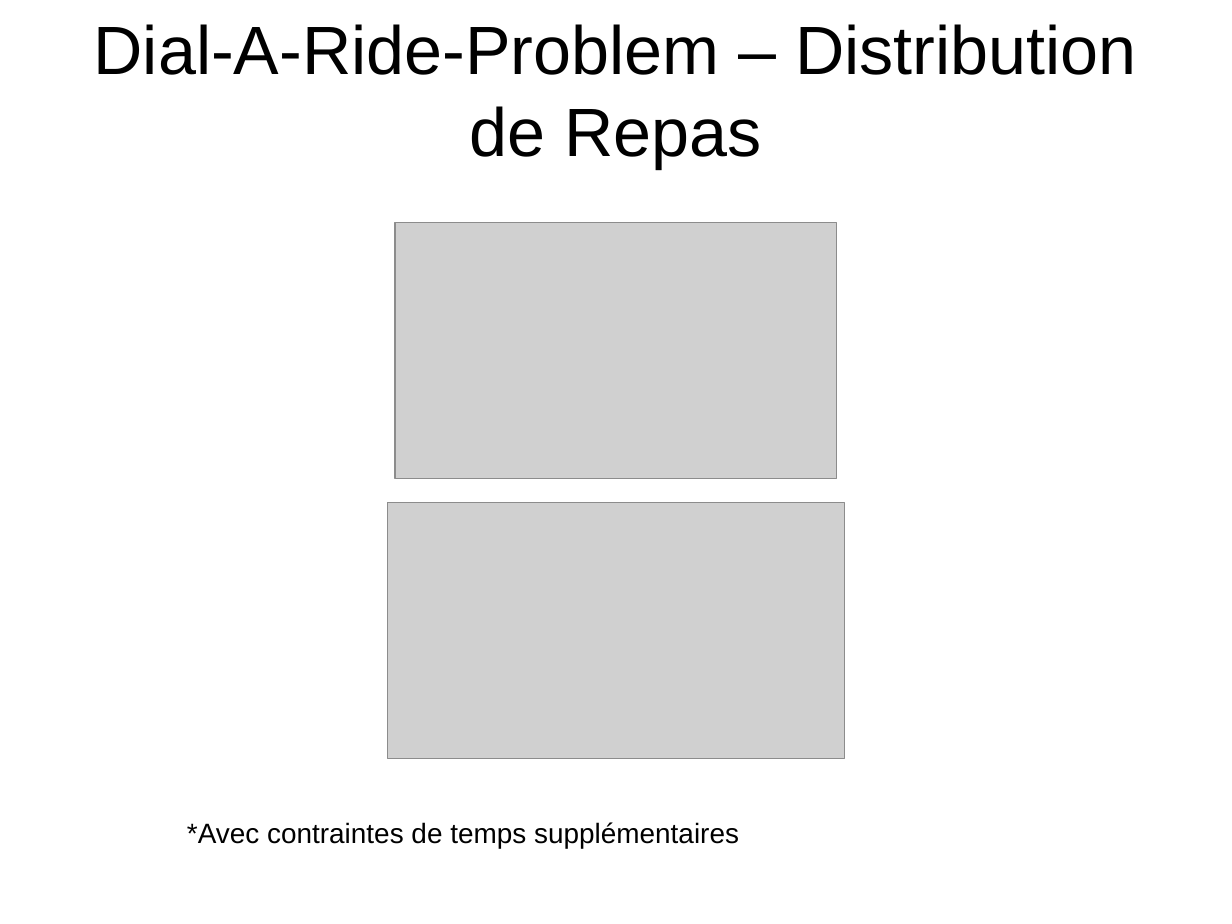
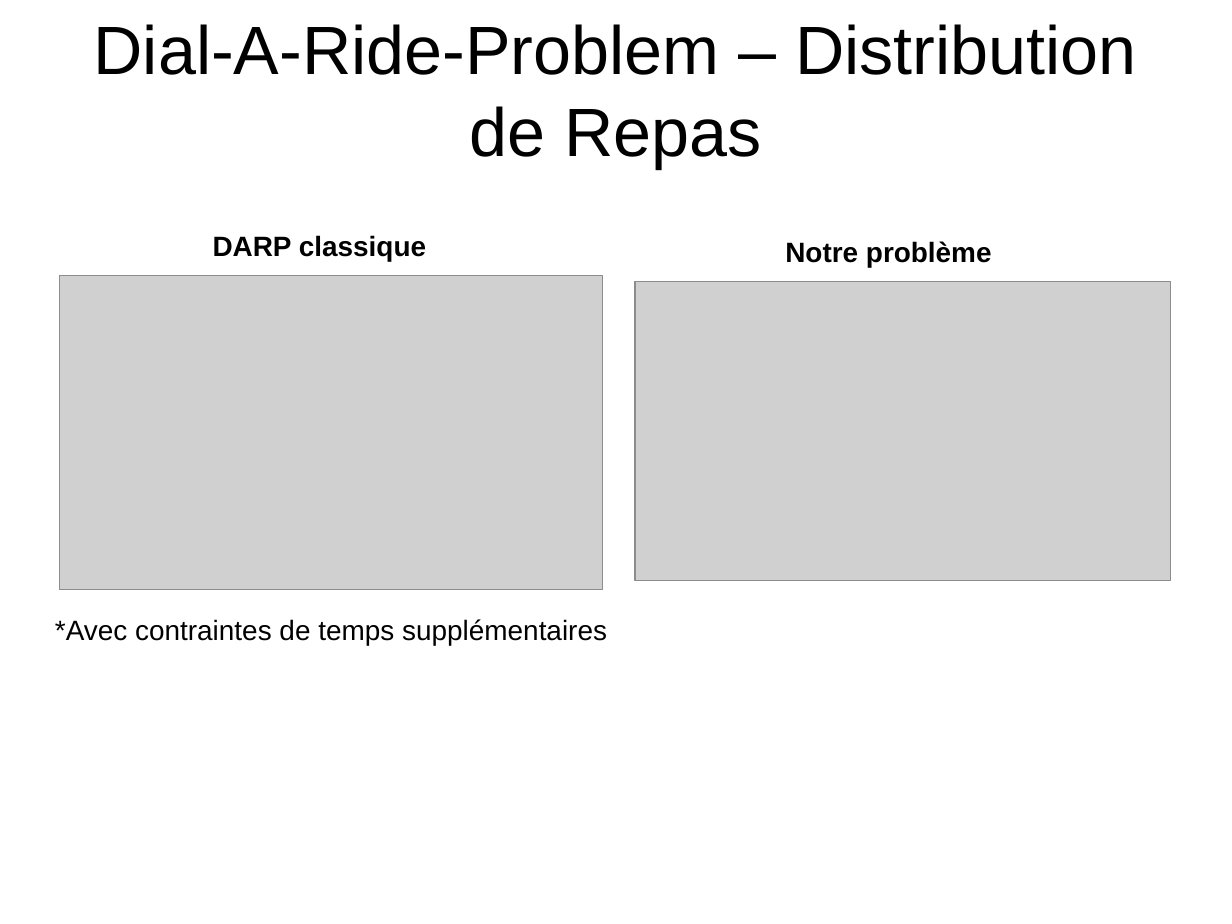
Before and after one commit to Chreschtf/Darpteam, a slide deck: slide 3 of Presentation1/slides_presentation_1_v1.odp. Drawn at 1232x924 pixels with LibreOffice and Linux fonts; fonts in the diff are those of the drawing; grey boxes stand for pictures; background and template pictures are left out. Boxes give left, top, right and bottom in pixels: in the first picture for what was removed or moved away, otherwise in the second. Text is boxed around its words. In the diff, an @@ line names an element or a change of style, - is before the commit and + after.

```diff
--- a/Presentation1/slides_presentation_1_v1.odp
+++ b/Presentation1/slides_presentation_1_v1.odp
@@ text added at (213,235,426,262), 18 pt, text #000000, bold @@
+DARP classique
@@ text added at (785,241,992,267), 18 pt, text #000000, bold @@
+Notre problème
@@ picture: place and size @@
-picture at (396,222,837,478)
+picture at (60,276,604,590)
@@ picture: place and size @@
-picture at (388,503,845,759)
+picture at (635,282,1171,581)
@@ text "*Avec contraintes de temps supplémentaires": place and size @@
-text "*Avec contraintes de temps supplémentaires" at (187,822,739,848)
+text "*Avec contraintes de temps supplémentaires" at (55,619,607,645)
```
Also in this commit, not shown: 2 other slides changed.
